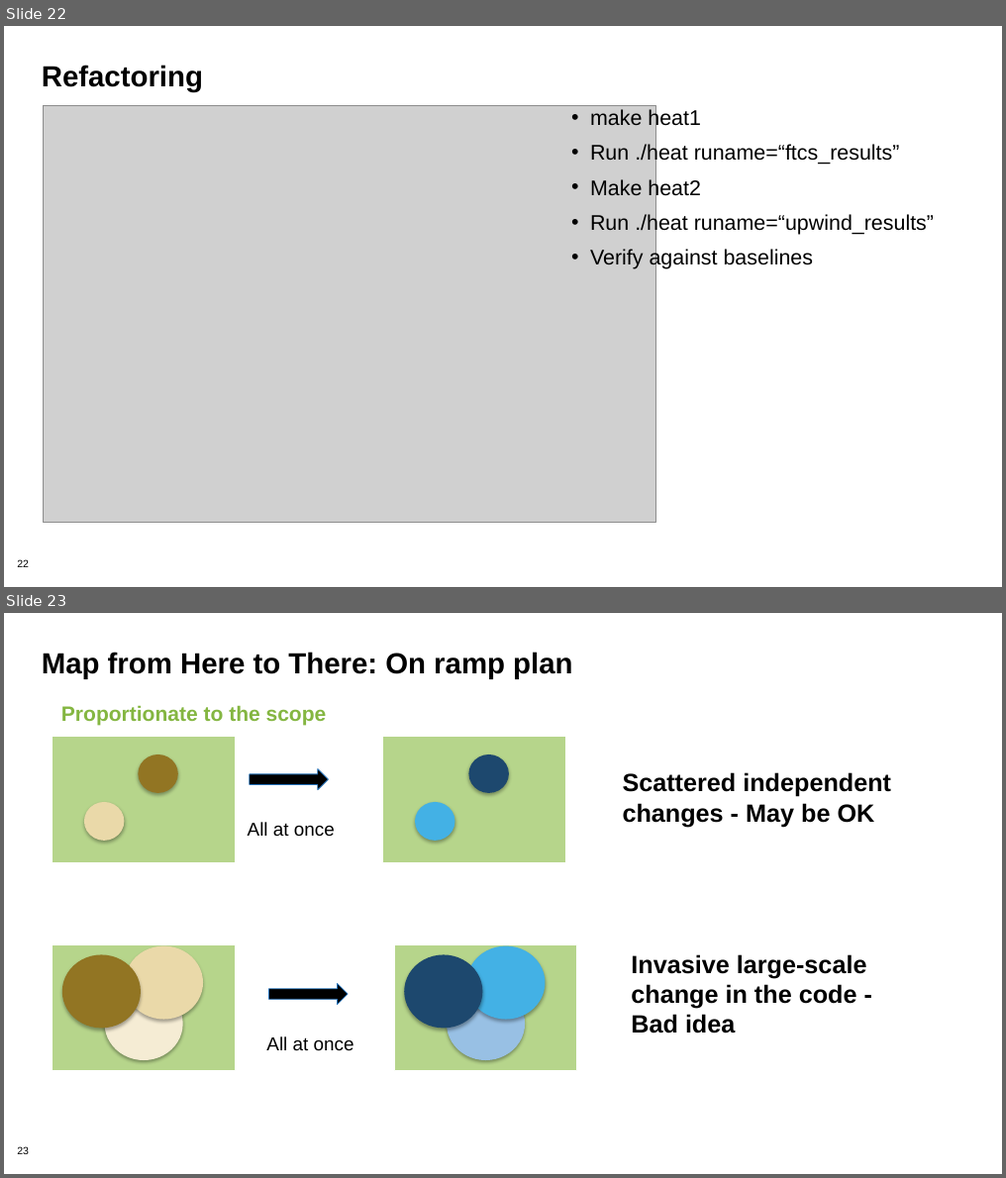
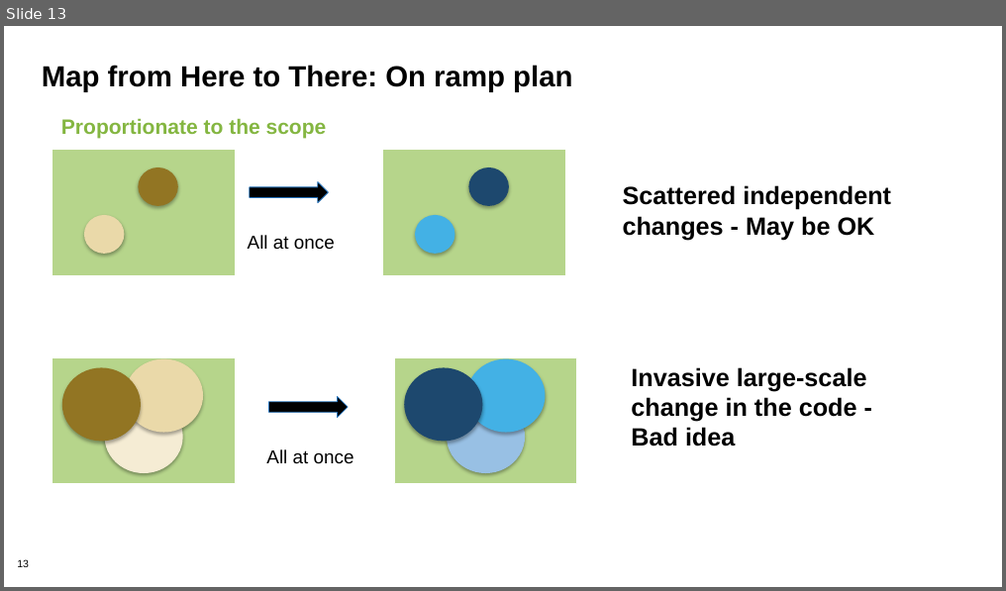
Before and after one commit to bssw-tutorial/presentations, a slide deck: refactoring.pptx. Shown one above the other, each under a label of ours: slides 22 and 23 before the commit, slide 13 after it. The pictures are 1006x1178 and 1006x591 pixels, drawn with LibreOffice and Linux fonts; fonts in the diff are those of the drawing; grey boxes stand for pictures. Boxes give left, top, right and bottom in pixels: in the first picture for what was removed or moved away, otherwise in the second. Text is boxed around its words. In the diff, an @@ line names an element or a change of style, - is before the commit and + after.

Commit message:
redid refactoring

```diff
--- a/refactoring.pptx
+++ b/refactoring.pptx
@@ slide 22 removed at box(4, 26, 1002, 587), background #FFFFFF; not listed: 1 template element that a slide beside it also shows @@
@@ title removed at box(42, 65, 203, 92) @@
-Refactoring
@@ picture removed at box(43, 105, 656, 522) @@
@@ text removed at box(590, 108, 934, 270) @@
-• make heat1
-• Run ./heat runame=“ftcs_results”
-• Make heat2
-• Run ./heat runame=“upwind_results”
-• Verify against baselines
@@ what was slide 23 is now slide 13 @@
@@ page number at box(17, 560, 29, 568): text changed @@
-23
+13
```
Also in this commit, not shown: 4 slides changed, 1 slide added, 10 other slides removed.
